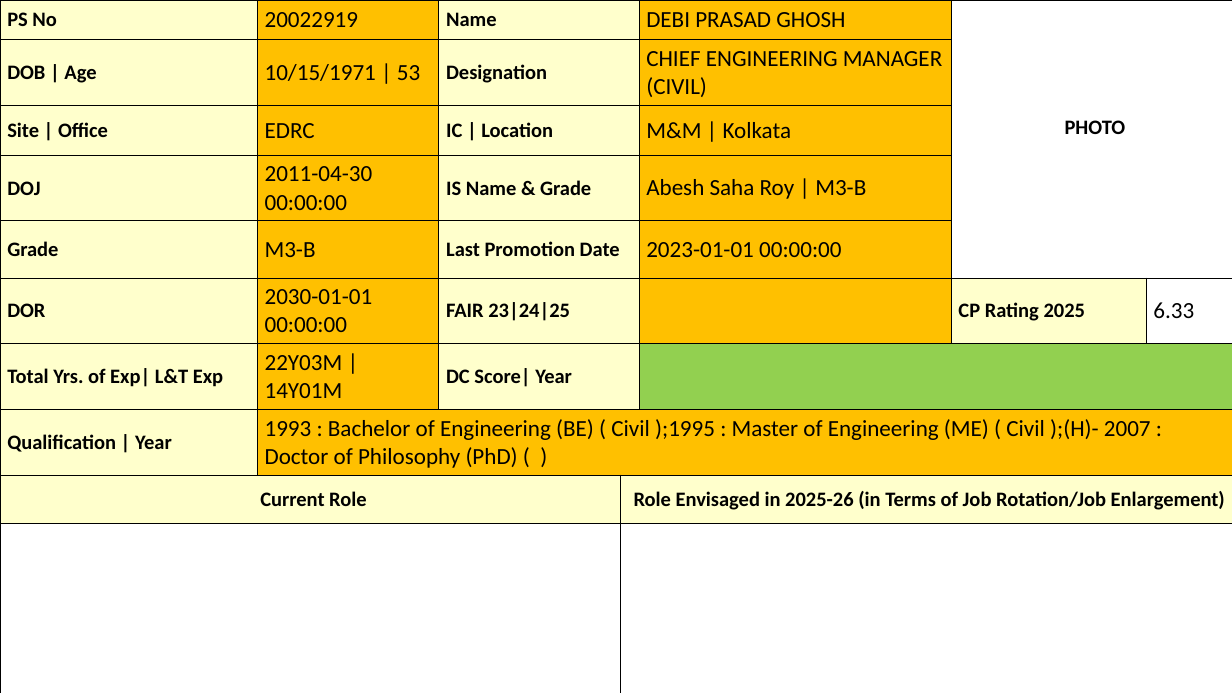
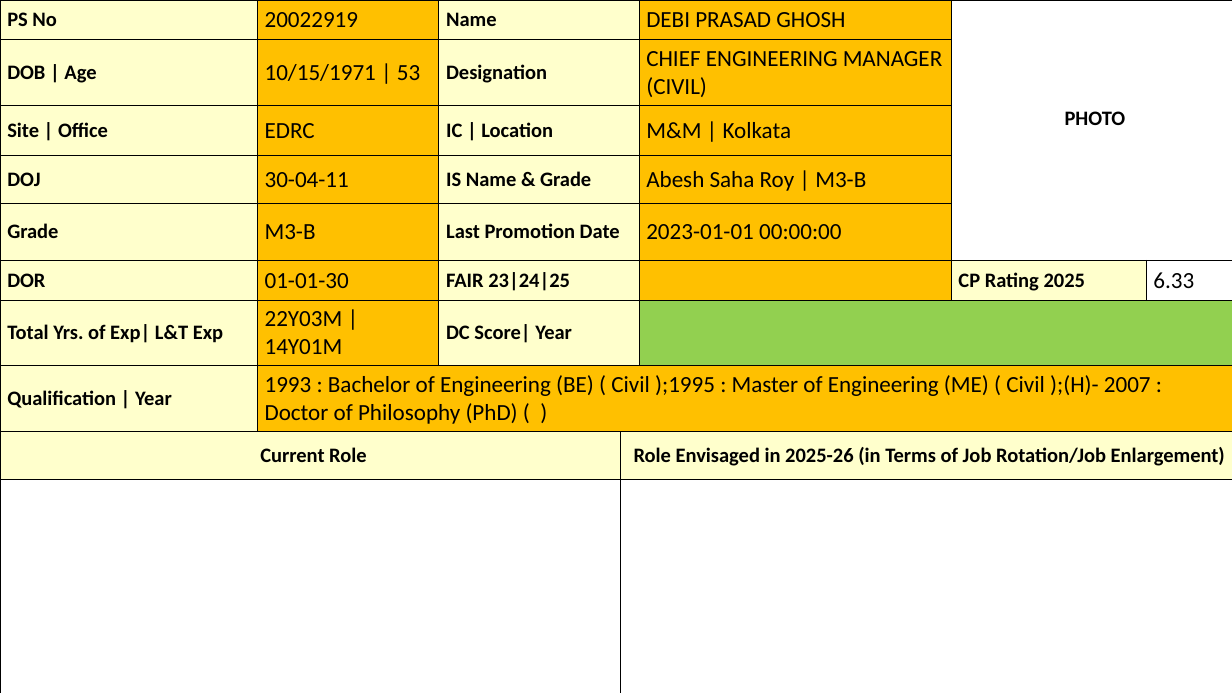
Before and after one commit to AJITKUMAR130012/ST_Chacha, a slide deck: slide 50 of Filled_Role.pptx. Drawn at 1232x693 pixels with LibreOffice and Linux fonts; fonts in the diff are those of the drawing. Boxes give left, top, right and bottom in pixels: in the first picture for what was removed or moved away, otherwise in the second. Text is boxed around its words. In the diff, an @@ line names an element or a change of style, - is before the commit and + after.

```diff
--- a/Filled_Role.pptx
+++ b/Filled_Role.pptx
@@ table at [0,0,1231,636] @@
-row 4, column 2: 2011-04-30 00:00:00
+row 4, column 2: 30-04-11
-row 6, column 2: 2030-01-01 00:00:00
+row 6, column 2: 01-01-30
```
Also in this commit, not shown: 136 other slides changed, 1 other file.
